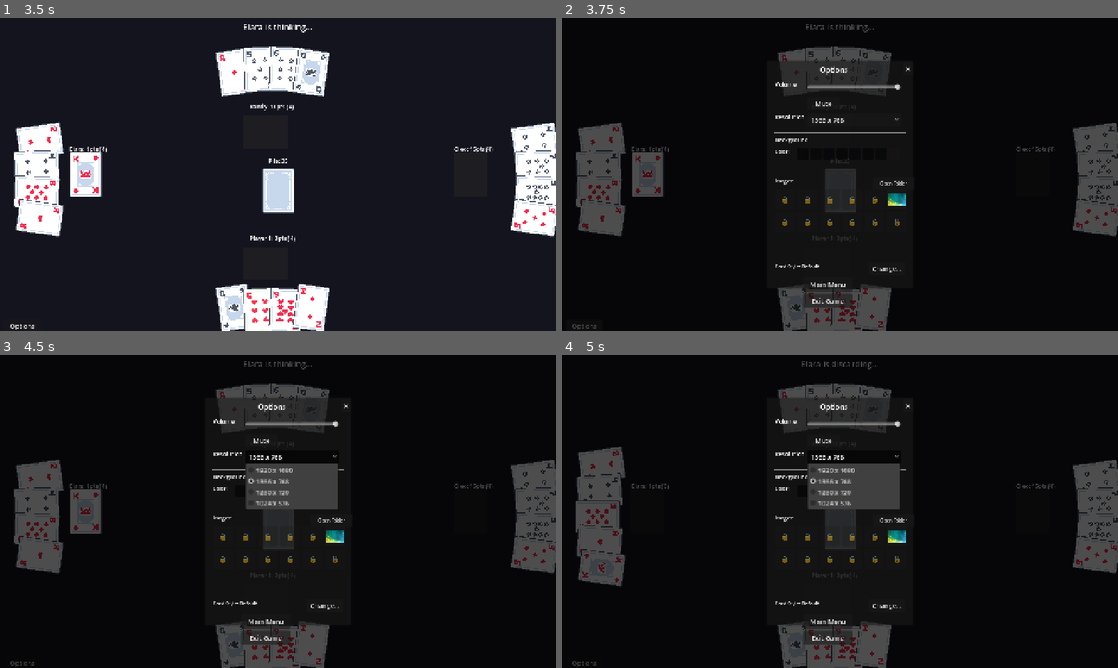
Above: before the commit, frames 1-4 (two rows, left to right).
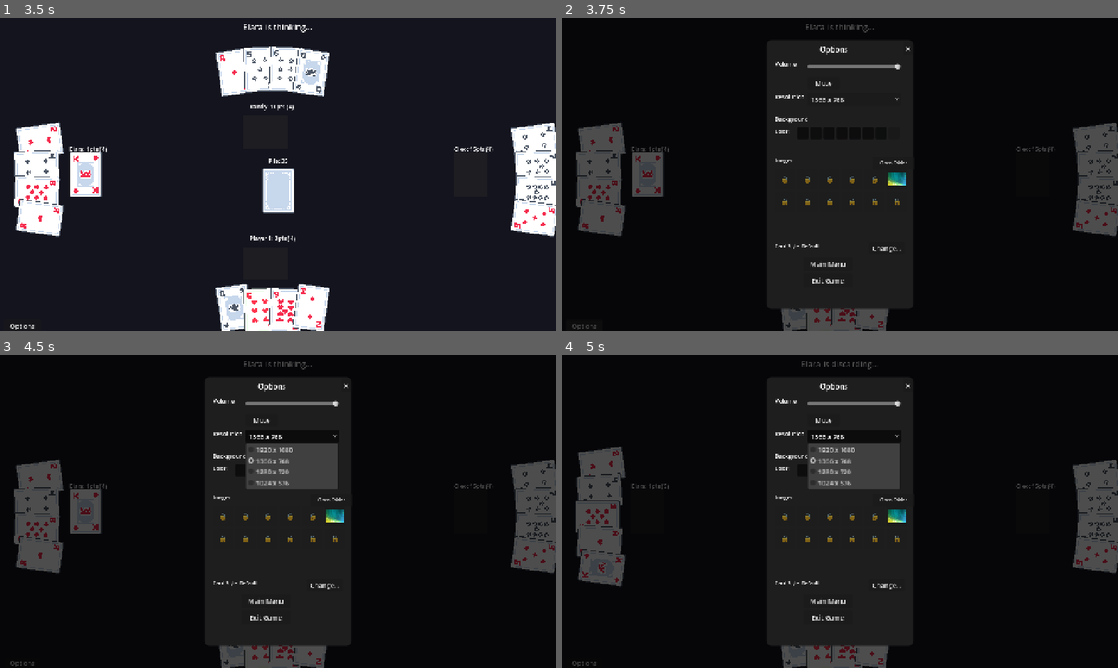
Above: after the commit, the same moments.

Repository: fimaaa/game-fortyone
Game: Godot game, scene res://main_menu/main_menu.tscn
Two runs of this game, one before a commit and one after it. Both use one fixed random seed, a clock stepped at 60 frames per second and the inputs below.
Inputs (mouse positions are in pixels of both pictures, inside the frame that each line leads up to):
- Up to frame 1 (3.5 s): click "Quick Normal" at 0.5 s; drag from (244, 309) to (333, 105) at 1.27 s; click "Draw from Pile" at 2 s; click "Discard Last Card" at 2.75 s
- Up to frame 2 (3.75 s): click "Options" at 3.5 s
- Up to frame 3 (4.5 s): click "1366 x 768" at 4.25 s
- Up to frame 4 (5 s): no input

Frame 1 is identical in both runs. In frame 2, 3.4% of the frame differs, in the area x 38-63%, y 8-93%; in frame 3, 5.5%; in frame 4, 5.5%.

Commit message:
change color bg option menu

Diff:
--- a/main_scene/main_game.gd
+++ b/main_scene/main_game.gd
@@ -685,8 +685,16 @@
 	$UILayer.add_child(game_options_overlay)
 
 	game_options_panel = Panel.new()
-	game_options_panel.position = Vector2(CW / 2 - 180, CH / 2 - 280)
-	game_options_panel.size = Vector2(360, 560)
+	var panel_style = StyleBoxFlat.new()
+	panel_style.bg_color = Color(0.12, 0.12, 0.12, 1)
+	panel_style.corner_radius_top_left = 12
+	panel_style.corner_radius_top_right = 12
+	panel_style.corner_radius_bottom_left = 12
+	panel_style.corner_radius_bottom_right = 12
+
+	game_options_panel.add_theme_stylebox_override("panel", panel_style)
+	game_options_panel.position = Vector2(CW / 2 - 180, CH / 2 - 330)
+	game_options_panel.size = Vector2(360, 660)
 	game_options_panel.visible = false
 	$UILayer.add_child(game_options_panel)
 
